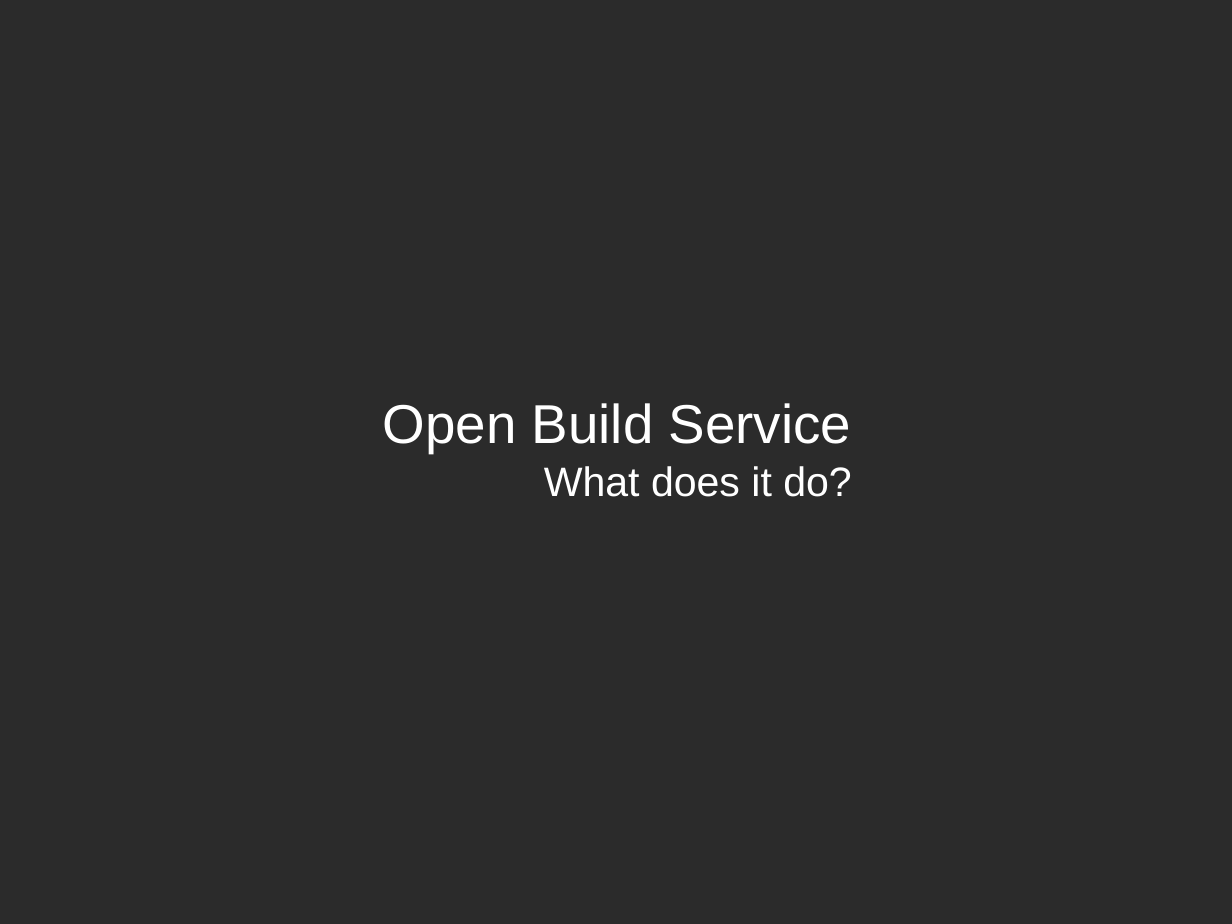
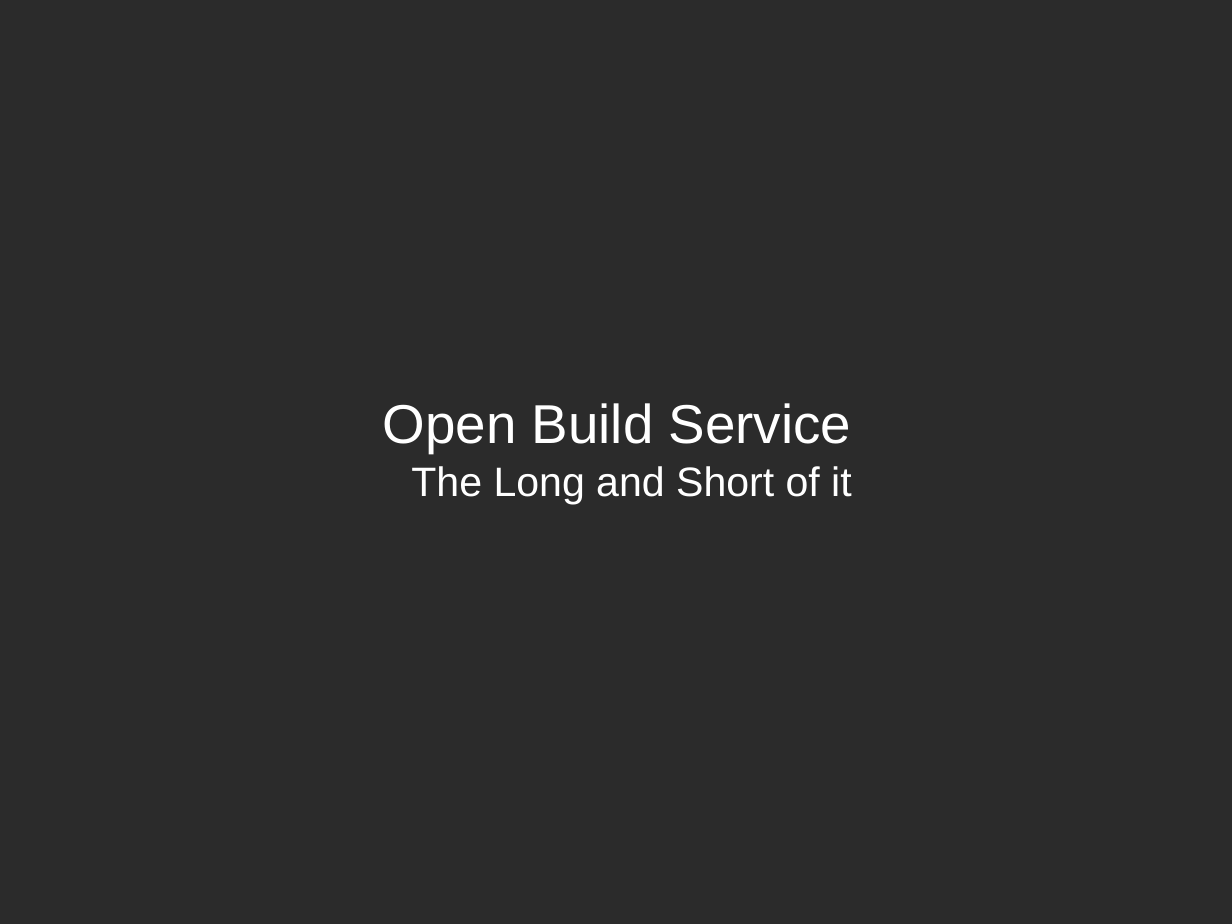
Before and after one commit to openSUSE/obs-landing, a slide deck: slide 6 of files/talks/OBS-Facts-Features-Future.odp (slide 4 before the commit). Drawn at 1232x924 pixels with LibreOffice and Linux fonts; fonts in the diff are those of the drawing; background and template pictures are left out; a plain dark background stands for a picture behind light text. Boxes give left, top, right and bottom in pixels: in the first picture for what was removed or moved away, otherwise in the second. Text is boxed around its words. In the diff, an @@ line names an element or a change of style, - is before the commit and + after.

```diff
--- a/files/talks/OBS-Facts-Features-Future.odp
+++ b/files/talks/OBS-Facts-Features-Future.odp
@@ title at (x1=383, y1=403, x2=852, y2=504): text changed; size 32 to 24 pt @@
-Open Build Service
-What does it do?
+Open Build Service
+The Long and Short of it
```
Also in this commit, not shown: 12 other slides changed, 5 slides added, 4 slides removed, 1 other file.
